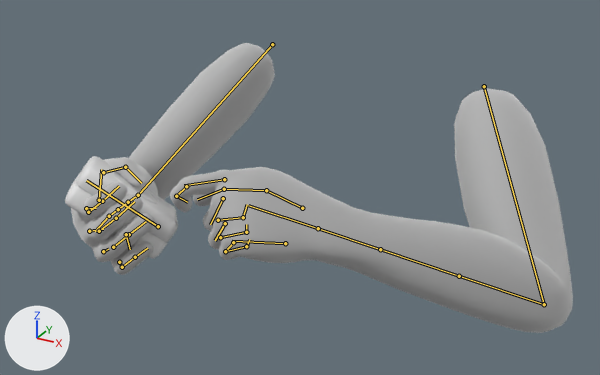
An edit to the Blender file Breakout From Ackers/Assets/Animations/MedKit/MedKit Heal.blend, drawn before and after from the same camera.
Before and after are seen from a 50 mm lens placed at (0.663, -1.536, 0.443), pointed at (0.033, -0.391, -0.13). The lights are fixed; the arrows at lower left show +X, +Y and +Z. Both versions are drawn at frame 45 of the action 'Heal'; the numbers are the values there. The bones that bend it are drawn over the model as lines.

The first picture shows 'FirstAidKit_1', 'hand_left', 'hand_right'.
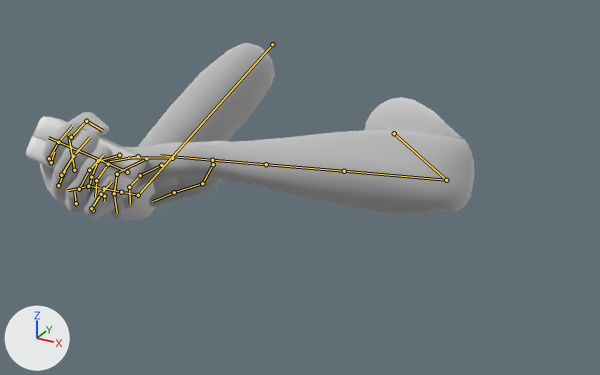
What differs and where, as boxes (x1, y1, x2, y2) in the pictures (600 x 375 px):
```json
{"object": "hand_left", "change": "posed", "before": [170, 88, 573, 333], "after": [111, 97, 474, 218], "on screen": "10% narrower, 50% shorter"}
{"object": "hand_right", "change": "posed", "before": [71, 43, 275, 275], "after": [40, 43, 275, 220], "on screen": "15% wider, 24% shorter"}
{"object": "FirstAidKit_1", "change": "posed", "before": [65, 156, 178, 258], "after": [26, 116, 147, 198], "on screen": "7% wider, 19% shorter"}
{"bone": "Upperarm_L", "before": "(484, 86) to (544, 304)", "after": "(394, 133) to (446, 180)"}
{"bone": "Lowerarm1_L", "before": "(544, 304) to (459, 276)", "after": "(446, 180) to (344, 171)"}
{"bone": "Index1_L", "before": "(224, 179) to (184, 185)", "after": "(161, 165) to (138, 176)"}
{"bone": "Index2_L", "before": "(186, 186) to (176, 196)", "after": "(140, 175) to (129, 187)"}
{"bone": "Middle1_L", "before": "(223, 198) to (210, 224)", "after": "(146, 158) to (118, 172)"}
{"bone": "Middle2_L", "before": "(218, 220) to (243, 217)", "after": "(117, 174) to (114, 193)"}
{"bone": "Middle3_L", "before": "(243, 217) to (247, 204)", "after": "(114, 193) to (117, 213)"}
{"bone": "Ring1_L", "before": "(225, 223) to (215, 240)", "after": "(138, 156) to (107, 162)"}
{"bone": "Ring2_L", "before": "(220, 237) to (246, 232)", "after": "(108, 164) to (96, 180)"}
{"bone": "Ring3_L", "before": "(246, 232) to (246, 224)", "after": "(96, 180) to (95, 197)"}
{"bone": "Pinky2_L", "before": "(233, 242) to (225, 251)", "after": "(119, 155) to (98, 161)"}
{"bone": "Pinky3_L", "before": "(225, 251) to (246, 246)", "after": "(98, 161) to (91, 177)"}
{"bone": "pinky3_l.001", "before": "(246, 246) to (249, 239)", "after": "(91, 177) to (89, 190)"}
{"bone": "Thumb2_L", "before": "(266, 190) to (224, 189)", "after": "(202, 183) to (174, 192)"}
{"bone": "Lowerarm1_R", "before": "(138, 195) to (128, 202)", "after": "(138, 195) to (121, 192)"}
```

The change, as JSON lines over the scene's bpy script:
```json
{"block": "bone_upperarm_l", "where": "bone_upperarm_l = bpy.data.objects['FPS Arms'].pose.bones['Upperarm_L']"}
{"op": "set", "path": "bone_upperarm_l.location", "old": "(0.0, 8.7, 0.4)", "new": "(8.0, 18.8, 13.8)"}
{"op": "set", "path": "bone_upperarm_l.rotation_quaternion", "old": "(0.896, -0.306, -0.243, -0.209)", "new": "(0.862, -0.17, -0.431, 0.207)", "note": "degrees (-33, -34, -16) -> degrees (-40, -42, 43)"}
{"block": "bone_lowerarm1_l", "where": "bone_lowerarm1_l = bpy.data.objects['FPS Arms'].pose.bones['Lowerarm1_L']  # child of 'Upperarm_L'"}
{"op": "set", "path": "bone_lowerarm1_l.rotation_quaternion", "old": "(0.701, 0.713, -0.015, -0.002)", "new": "(0.449, 0.779, 0.232, -0.37)", "note": "degrees (91, -1, -1) -> degrees (121, 52, 3)"}
{"block": "bone_index1_l", "where": "bone_index1_l = bpy.data.objects['FPS Arms'].pose.bones['Index1_L']  # child of 'Hand_L'"}
{"op": "set", "path": "bone_index1_l.location", "old": "(0.6, 0.1, -0.8)", "new": "(1.9, -0.5, -0.5)"}
{"op": "set", "path": "bone_index1_l.rotation_quaternion", "old": "(0.993, -0.062, 0.041, -0.086)", "new": "(0.988, 0.047, 0.141, -0.041)", "note": "degrees (-8, 4, -10) -> degrees (5, 16, -4)"}
{"block": "bone_index2_l", "where": "bone_index2_l = bpy.data.objects['FPS Arms'].pose.bones['Index2_L']  # child of 'Index1_L'"}
{"op": "set", "path": "bone_index2_l.location", "old": "(0.3, -0.2, -0.2)", "new": "(0.2, -0.4, 0.0)"}
{"op": "set", "path": "bone_index2_l.rotation_quaternion", "old": "(0.971, 0.155, -0.089, -0.157)", "new": "(0.969, 0.114, -0.071, 0.206)", "note": "degrees (19, -7, -20) -> degrees (11, -11, 23)"}
{"block": "bone_middle1_l", "where": "bone_middle1_l = bpy.data.objects['FPS Arms'].pose.bones['Middle1_L']  # child of 'Hand_L'"}
{"op": "set", "path": "bone_middle1_l.location", "old": "(1.3, 0.8, -0.2)", "new": "(1.0, 0.3, -0.6)"}
{"op": "set", "path": "bone_middle1_l.rotation_quaternion", "old": "(0.826, -0.026, -0.034, -0.561)", "new": "(0.988, 0.076, -0.134, 0.019)", "note": "degrees (0, -5, -68) -> degrees (9, -16, 1)"}
{"block": "bone_middle2_l", "where": "bone_middle2_l = bpy.data.objects['FPS Arms'].pose.bones['Middle2_L']  # child of 'Middle1_L'"}
{"op": "set", "path": "bone_middle2_l.location", "old": "(1.3, -0.4, 0.1)", "new": "(0.0, 0.2, -0.1)"}
{"op": "set", "path": "bone_middle2_l.rotation_quaternion", "old": "(0.859, 0.015, -0.02, -0.511)", "new": "(0.993, -0.044, 0.046, -0.102)", "note": "degrees (3, -1, -62) -> degrees (-6, 5, -12)"}
{"block": "bone_middle3_l", "where": "bone_middle3_l = bpy.data.objects['FPS Arms'].pose.bones['Middle3_L']  # child of 'Middle2_L'"}
{"op": "set", "path": "bone_middle3_l.location", "old": "(0.9, 0.7, 0.1)", "new": "(1.0, -0.4, 0.0)"}
{"op": "set", "path": "bone_middle3_l.rotation_quaternion", "old": "(0.857, -0.008, 0.021, -0.515)", "new": "(0.997, -0.048, -0.062, 0.017)", "note": "degrees (-2, 2, -62) -> degrees (-6, -7, 2)"}
{"block": "bone_ring1_l", "where": "bone_ring1_l = bpy.data.objects['FPS Arms'].pose.bones['Ring1_L']  # child of 'Hand_L'"}
{"op": "set", "path": "bone_ring1_l.location", "old": "(2.1, 0.7, -0.1)", "new": "(0.8, -0.2, -0.2)"}
{"op": "set", "path": "bone_ring1_l.rotation_quaternion", "old": "(0.833, -0.029, -0.077, -0.547)", "new": "(0.98, 0.021, -0.11, 0.164)", "note": "degrees (2, -9, -67) -> degrees (0, -13, 19)"}
{"block": "bone_ring2_l", "where": "bone_ring2_l = bpy.data.objects['FPS Arms'].pose.bones['Ring2_L']  # child of 'Ring1_L'"}
{"op": "set", "path": "bone_ring2_l.location", "old": "(0.9, -0.1, 0.0)", "new": "(0.3, 0.2, 0.0)"}
{"op": "set", "path": "bone_ring2_l.rotation_quaternion", "old": "(0.835, -0.02, -0.049, -0.547)", "new": "(0.998, -0.045, 0.005, -0.034)", "note": "degrees (1, -6, -67) -> degrees (-5, 0, -4)"}
{"block": "bone_ring3_l", "where": "bone_ring3_l = bpy.data.objects['FPS Arms'].pose.bones['Ring3_L']  # child of 'Ring2_L'"}
{"op": "set", "path": "bone_ring3_l.location", "old": "(0.7, 0.6, 0.1)", "new": "(0.8, 0.1, 0.0)"}
{"op": "set", "path": "bone_ring3_l.rotation_quaternion", "old": "(0.884, -0.058, 0.019, -0.464)", "new": "(0.996, -0.04, -0.06, 0.053)", "note": "degrees (-7, -1, -55) -> degrees (-5, -7, 6)"}
{"block": "bone_pinky2_l", "where": "bone_pinky2_l = bpy.data.objects['FPS Arms'].pose.bones['Pinky2_L']  # child of 'Pinky1_L'"}
{"op": "set", "path": "bone_pinky2_l.location", "old": "(2.0, 0.1, 0.2)", "new": "(-1.1, 1.1, 0.0)"}
{"op": "set", "path": "bone_pinky2_l.rotation_quaternion", "old": "(0.834, -0.116, -0.089, -0.532)", "new": "(0.991, 0.07, -0.051, 0.101)", "note": "degrees (-6, -16, -64) -> degrees (7, -7, 11)"}
{"block": "bone_pinky3_l", "where": "bone_pinky3_l = bpy.data.objects['FPS Arms'].pose.bones['Pinky3_L']  # child of 'Pinky2_L'"}
{"op": "set", "path": "bone_pinky3_l.location", "old": "(-0.5, -0.7, 0.2)", "new": "(0.2, 0.5, -0.6)"}
{"op": "set", "path": "bone_pinky3_l.rotation_quaternion", "old": "(0.856, -0.145, -0.087, -0.489)", "new": "(0.993, -0.11, 0.02, 0.027)", "note": "degrees (-10, -17, -58) -> degrees (-13, 3, 3)"}
{"block": "bone_pinky3_l_001", "where": "bone_pinky3_l_001 = bpy.data.objects['FPS Arms'].pose.bones['pinky3_l.001']  # child of 'Pinky3_L'"}
{"op": "set", "path": "bone_pinky3_l_001.location", "old": "(0.0, -1.5, 0.2)", "new": "(-0.6, 0.0, 0.5)"}
{"op": "set", "path": "bone_pinky3_l_001.rotation_quaternion", "old": "(0.923, -0.059, -0.076, -0.374)", "new": "(0.969, 0.083, -0.195, 0.127)", "note": "degrees (-3, -11, -44) -> degrees (7, -24, 13)"}
{"block": "bone_thumb2_l", "where": "bone_thumb2_l = bpy.data.objects['FPS Arms'].pose.bones['Thumb2_L']  # child of 'Thumb1_L'"}
{"op": "set", "path": "bone_thumb2_l.rotation_quaternion", "old": "(0.988, 0.019, 0.023, -0.152)", "new": "(0.992, 0.003, 0.038, -0.124)", "note": "degrees (2, 3, -17) -> degrees (0, 4, -14)"}
{"block": "bone_lowerarm1_r", "where": "bone_lowerarm1_r = bpy.data.objects['FPS Arms'].pose.bones['Lowerarm1_R']  # child of 'UpperarmR'"}
{"op": "set", "path": "bone_lowerarm1_r.rotation_quaternion", "old": "(0.752, 0.378, 0.282, 0.46)", "new": "(0.692, 0.386, 0.39, 0.469)", "note": "degrees (56, 4, 65) -> degrees (66, 10, 75)"}
```
